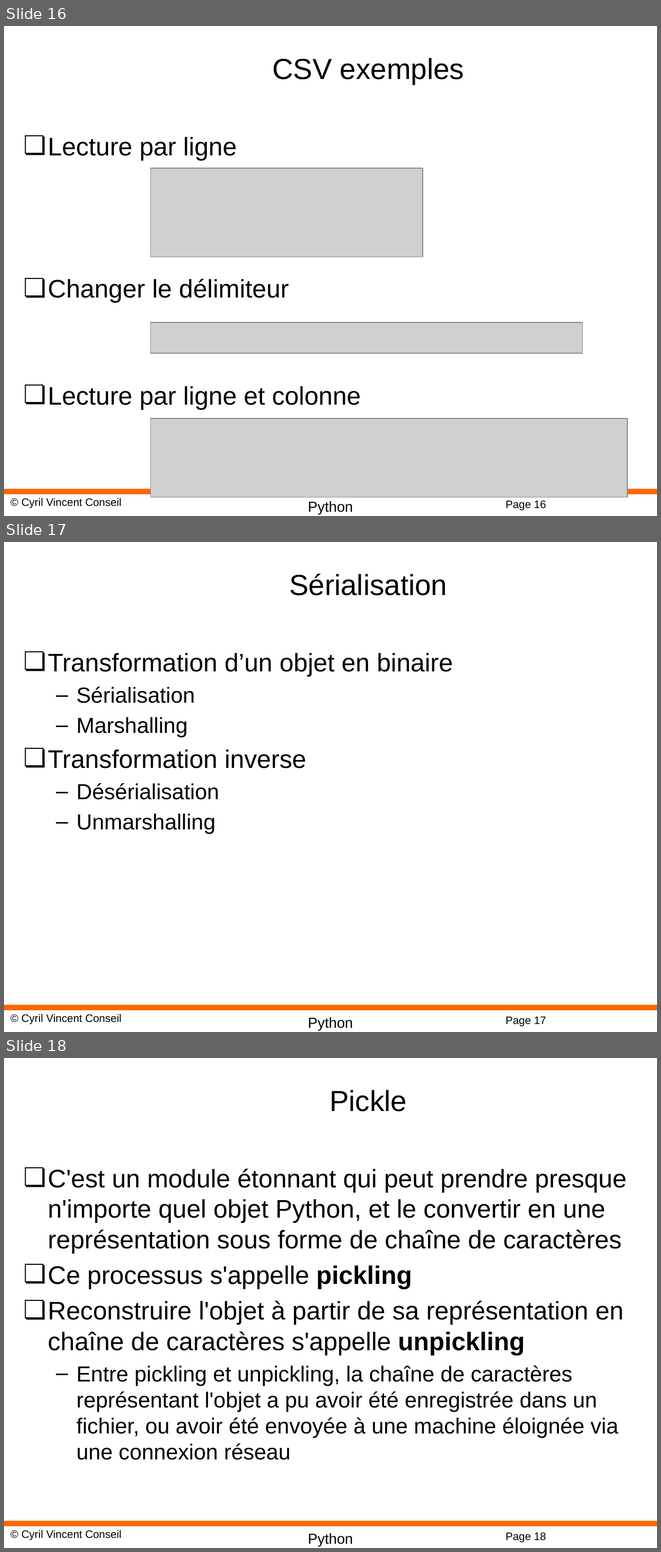
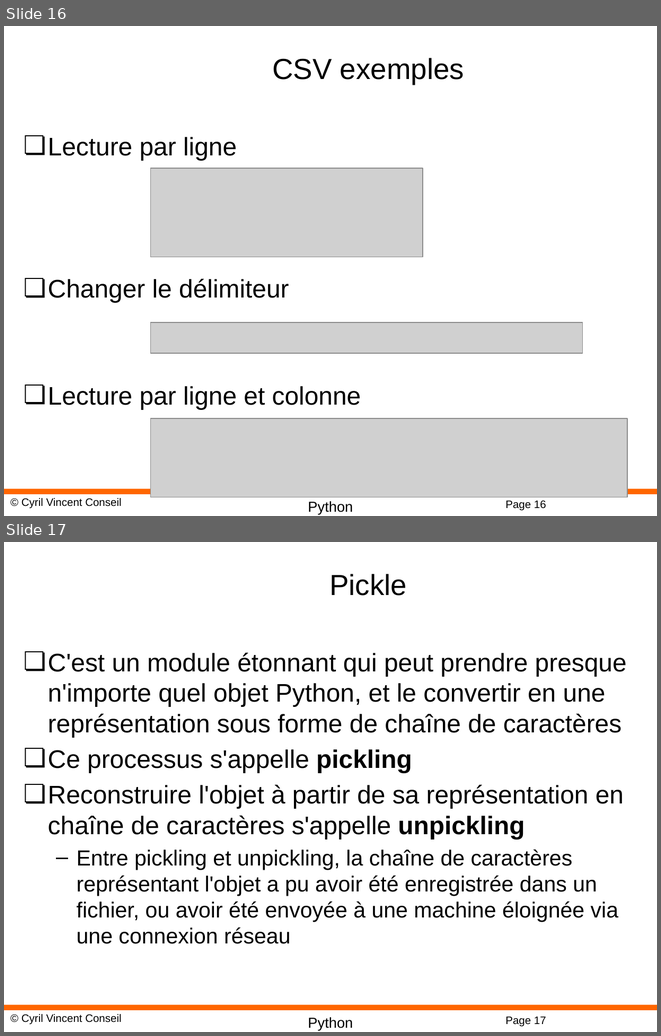
Before and after one commit to cyrilvincent/python, a slide deck: ppt/Python11-Sys.pptx. Shown one above the other, each under a label of ours: slides 16, 17 and 18 before the commit, slides 16 and 17 after it. The pictures are 661x1552 and 661x1036 pixels, drawn with LibreOffice and Linux fonts; fonts in the diff are those of the drawing; grey boxes stand for pictures; background and template pictures are left out. Boxes give left, top, right and bottom in pixels: in the first picture for what was removed or moved away, otherwise in the second. Text is boxed around its words. In the diff, an @@ line names an element or a change of style, - is before the commit and + after.

```diff
--- a/ppt/Python11-Sys.pptx
+++ b/ppt/Python11-Sys.pptx
@@ slide 17 removed at box(4, 542, 657, 1032), background #FFFFFF; not listed: 4 template elements that a slide beside it also shows @@
@@ title removed at box(289, 573, 447, 596) @@
-Sérialisation
@@ text removed at box(48, 653, 453, 834) @@
-❏ Transformation d’un objet en binaire
-  – Sérialisation
-  – Marshalling
-❏ Transformation inverse
-  – Désérialisation
-  – Unmarshalling
@@ what was slide 18 is now slide 17 @@
@@ page number at box(505, 1016, 546, 1026): text changed @@
-Page 18
+Page 17
```
Also in this commit, not shown: 2 other files.
